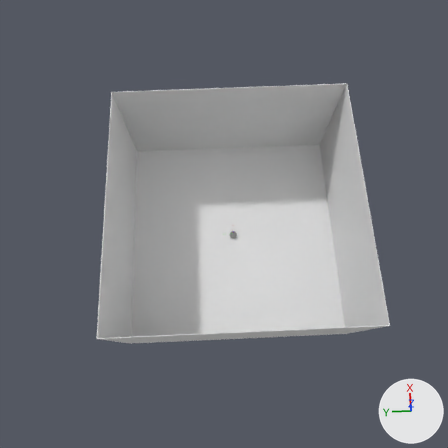
A saved change to the Blender file environments/environments_blender/simple_grid_graph_env/simple_grid_graph_maze.blend.
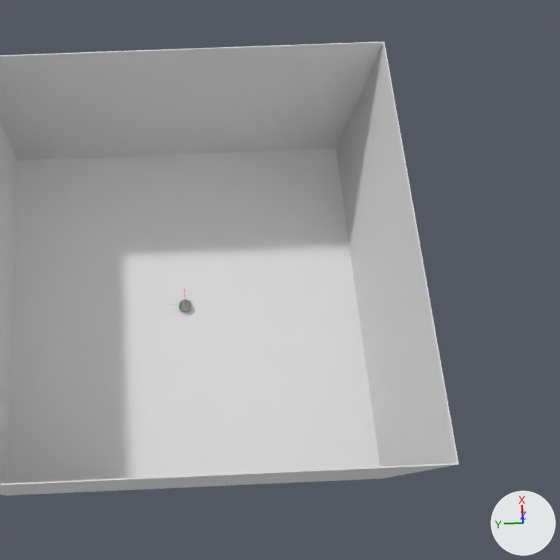
Old and new are each drawn from the file's camera 'CameraWorld' and again close up on the part from 28% to 100% of the width and 13% to 85% of the height. The axes (+X, +Y, +Z) are drawn at lower right. The lights are the same throughout.

Names of what the first close-up shows: 'backWall', 'floor', 'frontWall', 'leftWall', 'rightWall'.
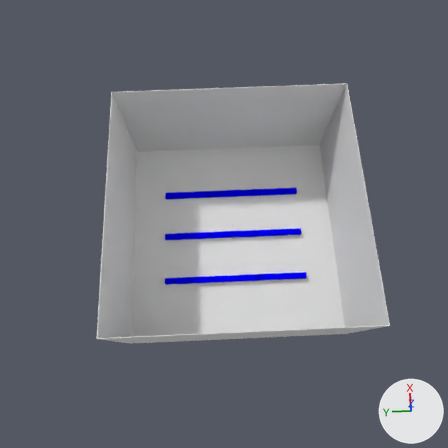
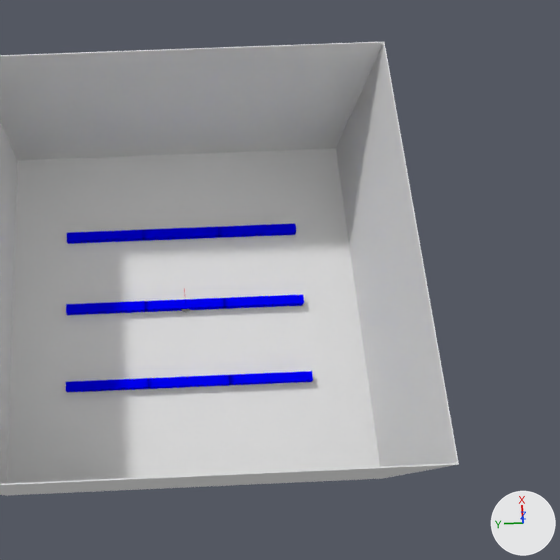
Commit message: Added barrier objects to environment.

What differs and where, as boxes (x1, y1, x2, y2) in the close-ups (560 x 560 px):
'barrier02-03-06-07', added (blue)
    after: (66, 378, 150, 392)
'barrier01-02-05-06', added (blue)
    after: (148, 375, 232, 389)
'barrier07-08-10-11', added (blue)
    after: (66, 301, 147, 315)
'barrier00-01-04-05', added (blue)
    after: (229, 371, 313, 385)
'barrier10-11-14-15', added (blue)
    after: (67, 230, 145, 244)
'barrier04-05-08-09', added (blue)
    after: (223, 295, 304, 309)
'barrier05-06-09-10', added (blue)
    after: (145, 298, 226, 312)
'barrier08-09-12-13', added (blue)
    after: (218, 224, 296, 238)
'barrier09-10-13-14', added (blue)
    after: (143, 227, 220, 241)

What the commit changed:
Material 'Material.026' (mat_material_026) is new.
Its base color is (0.0, 0.0, 1.0) (blue #0000ff).
Material 'Material.025' (mat_material_025) is new.
Its base color is (0.0, 0.0, 1.0) (blue #0000ff).
Material 'Material.024' (mat_material_024) is new.
Its base color is (0.0, 0.0, 1.0) (blue #0000ff).
Material 'Material.023' (mat_material_023) is new.
Its base color is (0.0, 0.0, 1.0) (blue #0000ff).
Material 'Material.022' (mat_material_022) is new.
Its base color is (0.0, 0.0, 1.0) (blue #0000ff).
Material 'Material.021' (mat_material_021) is new.
Its base color is (0.0, 0.0, 1.0) (blue #0000ff).
Material 'Material.018' (mat_material_018) is new.
Its base color is (0.0, 0.0, 1.0) (blue #0000ff).
Material 'Material.017' (mat_material_017) is new.
Its base color is (0.0, 0.0, 1.0) (blue #0000ff).
Material 'Material.009' (mat_material_009) is new.
Its base color is (0.0, 0.0, 1.0) (blue #0000ff).
Mesh me_cube_020 is new.
It is a box spanning x -1.0..1.0, y -1.0..1.0, z -1.0..1.0.
It uses material mat_material_026 (blue #0000ff).
Mesh me_cube_019 is new.
It is a box spanning x -1.0..1.0, y -1.0..1.0, z -1.0..1.0.
It uses material mat_material_025 (blue #0000ff).
Mesh me_cube_018 is new.
It is a box spanning x -1.0..1.0, y -1.0..1.0, z -1.0..1.0.
It uses material mat_material_024 (blue #0000ff).
Mesh me_cube_017 is new.
It is a box spanning x -1.0..1.0, y -1.0..1.0, z -1.0..1.0.
It uses material mat_material_023 (blue #0000ff).
Mesh me_cube_016 is new.
It is a box spanning x -1.0..1.0, y -1.0..1.0, z -1.0..1.0.
It uses material mat_material_022 (blue #0000ff).
Mesh me_cube_015 is new.
It is a box spanning x -1.0..1.0, y -1.0..1.0, z -1.0..1.0.
It uses material mat_material_021 (blue #0000ff).
Mesh me_cube_012 is new.
It is a box spanning x -1.0..1.0, y -1.0..1.0, z -1.0..1.0.
It uses material mat_material_018 (blue #0000ff).
Mesh me_cube_011 is new.
It is a box spanning x -1.0..1.0, y -1.0..1.0, z -1.0..1.0.
It uses material mat_material_017 (blue #0000ff).
Mesh me_cube is new.
It is a box spanning x -1.0..1.0, y -1.0..1.0, z -1.0..1.0.
It uses material mat_material_009 (blue #0000ff).
Object 'barrier08-09-12-13' (ob_barrier08_09_12_13) is new; it shows me_cube_020.
Its location is (0.89, -0.89, 0.06).
Its scale is (0.05, 0.46, 0.05).
Object 'barrier09-10-13-14' (ob_barrier09_10_13_14) is new; it shows me_cube_019.
Its location is (0.89, 0.0, 0.06).
Its scale is (0.05, 0.46, 0.05).
Object 'barrier10-11-14-15' (ob_barrier10_11_14_15) is new; it shows me_cube_018.
Its location is (0.89, 0.9, 0.06).
Its scale is (0.05, 0.46, 0.05).
Object 'barrier04-05-08-09' (ob_barrier04_05_08_09) is new; it shows me_cube_017.
Its location is (0.0, -0.89, 0.06).
Its scale is (0.05, 0.46, 0.05).
Object 'barrier05-06-09-10' (ob_barrier05_06_09_10) is new; it shows me_cube_016.
Its location is (0.0, 0.0, 0.06).
Its scale is (0.05, 0.46, 0.05).
Object 'barrier07-08-10-11' (ob_barrier07_08_10_11) is new; it shows me_cube_015.
Its location is (0.0, 0.9, 0.06).
Its scale is (0.05, 0.46, 0.05).
Object 'barrier01-02-05-06' (ob_barrier01_02_05_06) is new; it shows me_cube_012.
Its location is (-0.89, -0.01, 0.06).
Its scale is (0.05, 0.46, 0.05).
Object 'barrier00-01-04-05' (ob_barrier00_01_04_05) is new; it shows me_cube_011.
Its location is (-0.89, -0.89, 0.06).
Its scale is (0.05, 0.46, 0.05).
Object 'barrier02-03-06-07' (ob_barrier02_03_06_07) is new; it shows me_cube.
Its location is (-0.89, 0.9, 0.06).
Its scale is (0.05, 0.46, 0.05).
